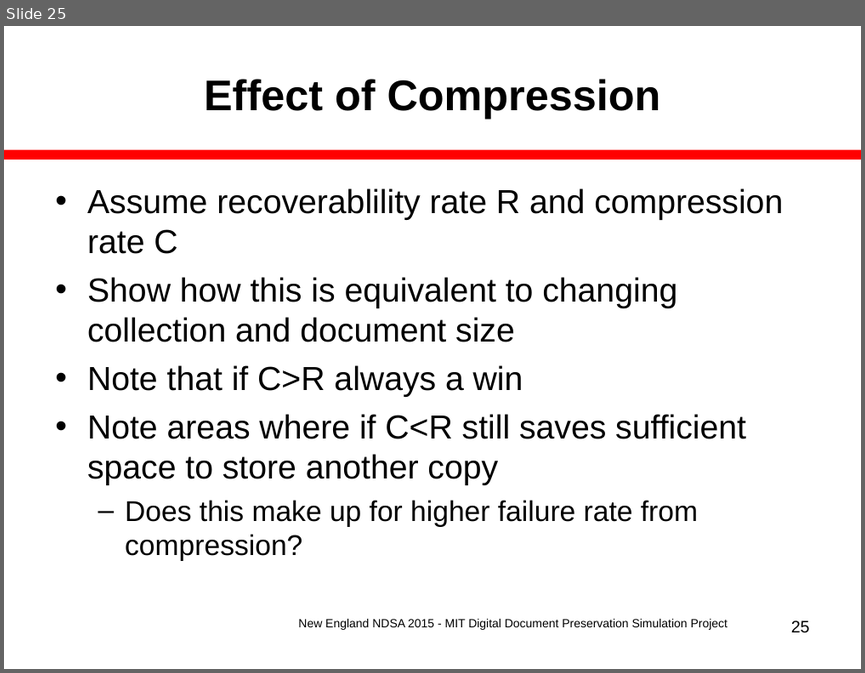
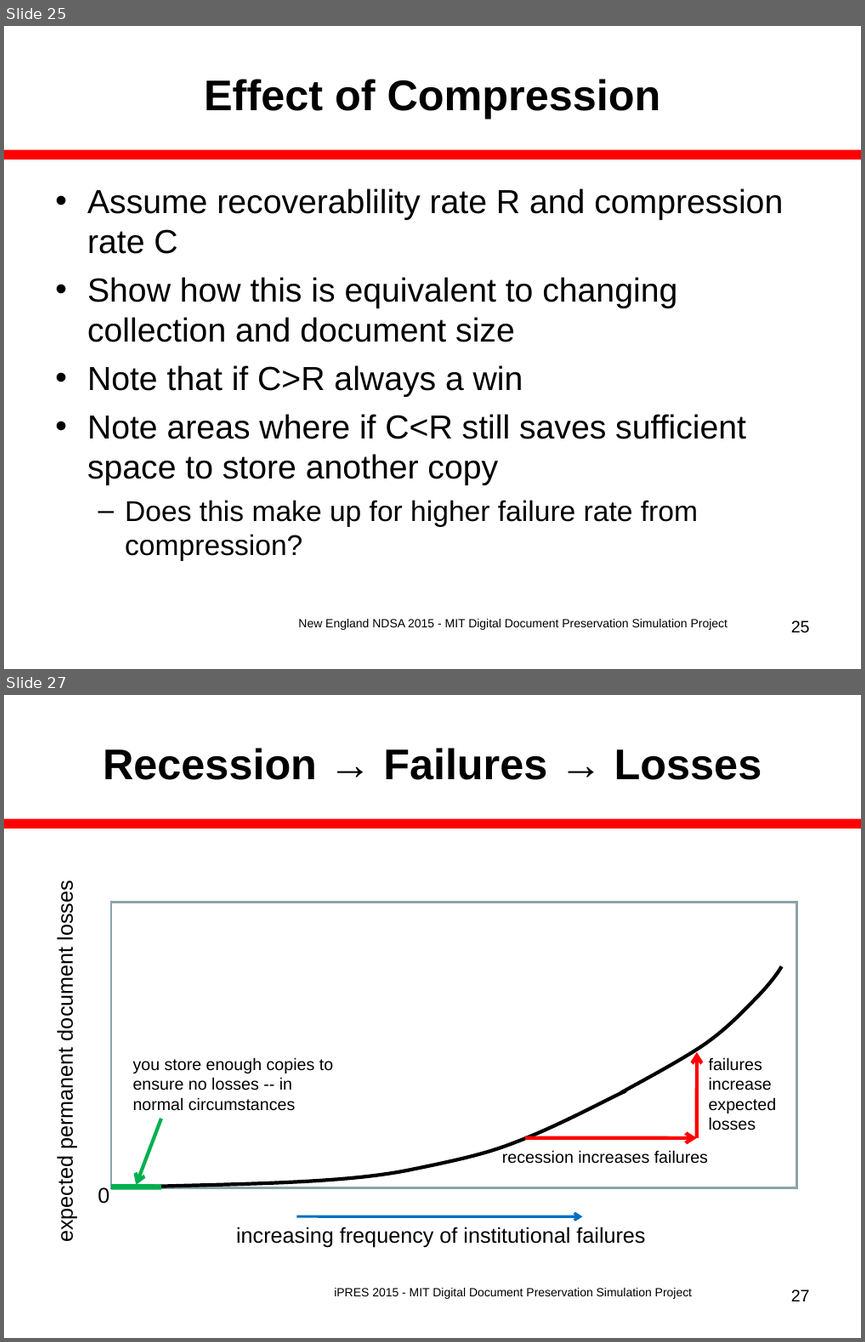
Before and after one commit to MIT-Informatics/PreservationSimulation, a slide deck: shelf/docs/Slides_iPres2015Nov.ppt. Shown one above the other, each under a label of ours: slide 25 before the commit, slides 25 and 27 after it; the slides between them are not shown. The pictures are 865x673 and 865x1342 pixels, drawn with LibreOffice and Linux fonts; fonts in the diff are those of the drawing. Boxes give left, top, right and bottom in pixels: in the first picture for what was removed or moved away, otherwise in the second. Text is boxed around its words. In the diff, an @@ line names an element or a change of style, - is before the commit and + after.

Commit message:
Add institutional failure and tricky audit graphs to slides for iPRES.

```diff
--- a/shelf/docs/Slides_iPres2015Nov.ppt
+++ b/shelf/docs/Slides_iPres2015Nov.ppt
@@ slide 27 added at [4, 695, 861, 1338], background #FFFFFF; not listed: 1 template element that a slide beside it also shows @@
@@ title added at [103, 748, 762, 780], 36 pt, text #000000, bold @@
+Recession → Failures → Losses
@@ text added at [53, 886, 77, 1239], 18 pt, text #000000 @@
+expected permanent document losses
@@ rectangle added at [111, 902, 796, 1188], outline #89A4A7 2.01 pt @@
@@ freeform shape added at [137, 967, 781, 1187], outline #000000 3 pt @@
@@ text added at [133, 1057, 333, 1111], 14 pt, text #000000 @@
+you store enough copies to
+ensure no losses -- in
+normal circumstances
@@ arrow added from (696, 1138) to (696, 1052), #FF0000 3 pt @@
@@ text added at [709, 1057, 777, 1130], 14 pt, text #000000 @@
+failures
+increase
+expected
+losses
@@ arrow added from (161, 1118) to (136, 1185), #00B050 3 pt @@
@@ text added at [502, 1150, 708, 1163], 14 pt, text #000000 @@
+recession increases failures
@@ arrow added from (525, 1138) to (696, 1138), #FF0000 3 pt @@
@@ text added at [98, 1187, 109, 1203], 18 pt, text #000000 @@
+0
@@ line added from (111, 1187) to (161, 1187), #00B050 4.51 pt @@
@@ text added at [236, 1226, 645, 1247], 18 pt, text #000000 @@
+increasing frequency of institutional failures
@@ arrow added from (297, 1216) to (582, 1216), #0070C0 2.24 pt @@
@@ text added at [334, 1287, 692, 1299], 10 pt, text #000000 @@
+iPRES 2015 - MIT Digital Document Preservation Simulation Project
@@ page number added at [791, 1289, 810, 1301], 14 pt, text #000000 @@
+27
```
Also in this commit, not shown: 3 slides changed, 3 other slides added, 6 other files.
